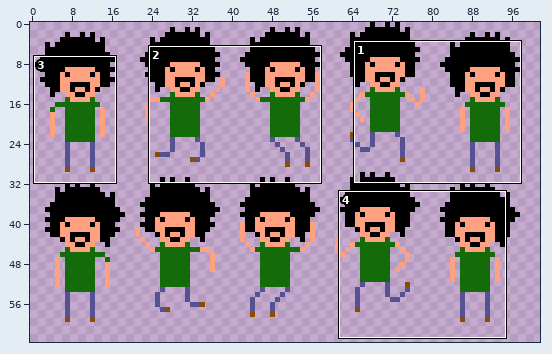
File history of a sprite sheet, game/new/playersprite2.png. Above: a wide view before the commit, with the close-up outlined.
Close-up. First the earlier version:
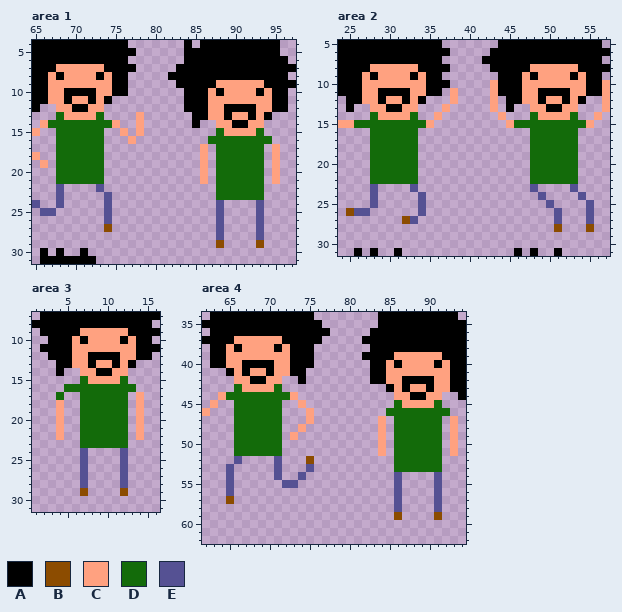
The file is 180x120 pixels. Shown: area 1: x 65..97, y 4..31; area 2: x 24..57, y 5..31; area 3: x 1..16, y 7..31; area 4: x 62..94, y 34..62. The wide view leaves out empty margins. The commit also changed other parts of the picture, which this record leaves out.
Palette (. is transparent): A #000000  B #8c4c00  C #ffa180  D #136b0a  E #555193
And afterwards:
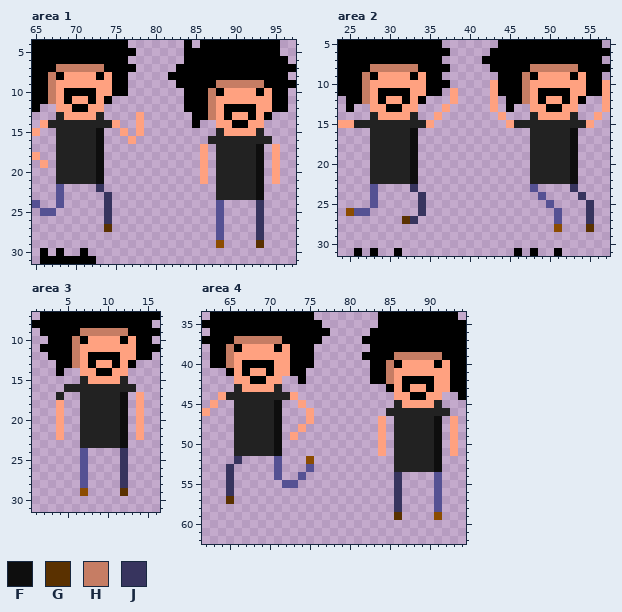
Colours new in this view: F #0e0e0e  G #5a3100  H #c67d64  J #37345e
Changes in this commit:
colour D: #136b0a -> #222222
Area 1:
y 7: x 68..73 CCCCCC -> HHHHHH
y 8: x 67 C -> H
y 9: x 67 C -> H; x 88..93 CCCCCC -> HHHHHH
y 10..11: x 67 C -> H; x 87 C -> H
y 12..13: x 87 C -> H
y 15..16: x 73 D -> F
y 17..21: x 73 D -> F; x 93 D -> F
y 22: x 73 E -> J; x 93 D -> F
y 23: x 74 E -> J; x 93 D -> F
y 24..26: x 74 E -> J; x 93 E -> J
y 27: x 74 B -> G; x 93 E -> J
y 28: x 93 E -> J
y 29: x 93 B -> G
Area 2:
y 8: x 28..33 CCCCCC -> HHHHHH; x 48..53 CCCCCC -> HHHHHH
y 9..12: x 27 C -> H; x 47 C -> H
y 16..22: x 33 D -> F; x 53 D -> F
y 23: x 33 E -> J; x 53 E -> J
y 24: x 34 E -> J; x 54 E -> J
y 25..26: x 34 E -> J; x 55 E -> J
y 27: x 32..33 BE -> GJ; x 55 E -> J
y 28: x 55 B -> G
Area 3:
y 9: x 7..12 CCCCCC -> HHHHHH
y 10..13: x 6 C -> H
y 17..23: x 12 D -> F
y 24..28: x 12 E -> J
y 29: x 12 B -> G
Area 4:
y 37: x 66..71 CCCCCC -> HHHHHH
y 38: x 65 C -> H
y 39: x 65 C -> H; x 86..91 CCCCCC -> HHHHHH
y 40: x 65 C -> H; x 85 C -> H
y 41..42: x 85 C -> H
y 45..46: x 71 D -> F
y 47..51: x 71 D -> F; x 91 D -> F
y 52: x 66 E -> J; x 91 D -> F
y 53: x 65 E -> J; x 91 D -> F
y 54..56: x 65 E -> J; x 86 E -> J
y 57: x 65 B -> G; x 86 E -> J
y 58: x 86 E -> J
y 59: x 86 B -> G
Changed places in both close-ups, as pixel boxes (x1, y1, x2, y2):
changed: (48, 64, 112, 232)
changed: (208, 80, 272, 248)
changed: (354, 64, 426, 224)
changed: (514, 64, 594, 232)
changed: (56, 328, 136, 496)
changed: (226, 336, 290, 504)
changed: (386, 352, 450, 520)
